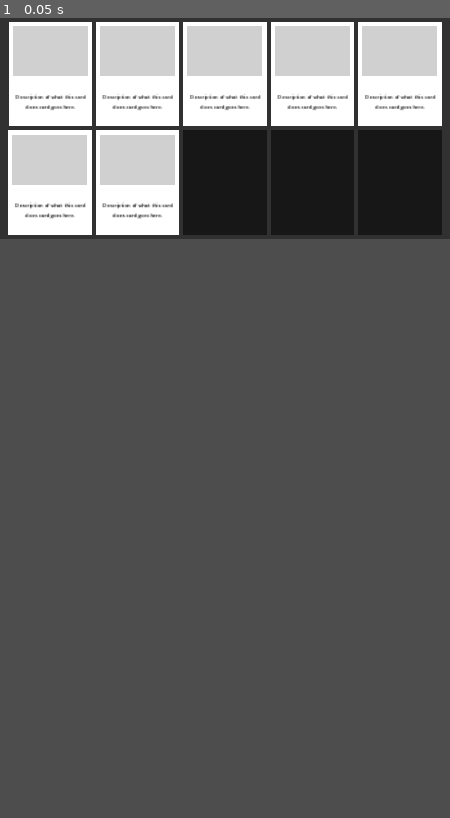
Above: before the commit, frame 1.
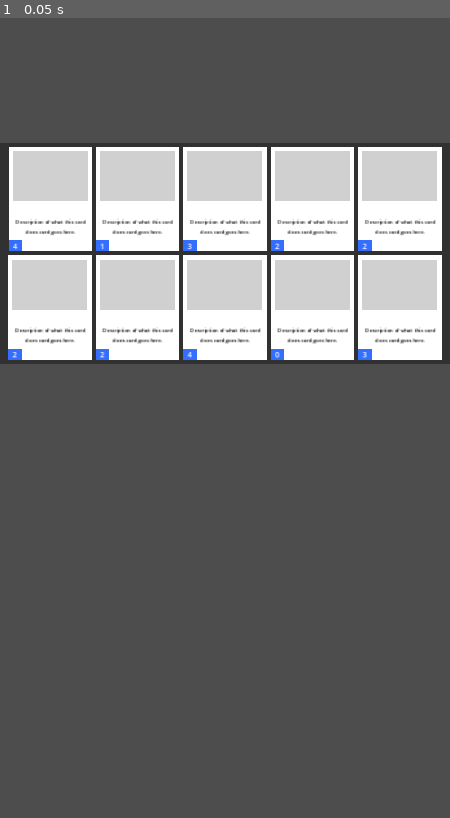
Above: after the commit, the same moment.

Repository: omidahourai/slay-the-spire-clone
Game: Godot game, scene res://main.tscn
The game is run twice, just before and just after one commit, with the same random seed, the same clock (stepped at 60 frames per second) and the same inputs. Before the commit the project has no main scene; this scene is started directly in both runs.
Inputs:
- Up to frame 1 (0.05 s): no input

The runs differ from the first frame. In frame 1, 40% of the frame differs, in the area x 0-100%, y 0-44%.

Commit message:
random card gen

Diff:
--- a/card.tscn
+++ /dev/null
@@ -1,27 +0,0 @@
-[gd_scene format=3 uid="uid://bfbi6fkhv1gfw"]
-
-[node name="Card" type="Node2D"]
-position = Vector2(2.08165e-12, 2.08165e-12)
-
-[node name="Background" type="ColorRect" parent="."]
-offset_right = 200.0
-offset_bottom = 250.0
-
-[node name="Thumbnail" type="ColorRect" parent="."]
-offset_left = 10.0
-offset_top = 10.0
-offset_right = 190.0
-offset_bottom = 130.0
-color = Color(0.815686, 0.815686, 0.815686, 1)
-
-[node name="Label" type="Label" parent="."]
-offset_left = 10.0
-offset_top = 144.0
-offset_right = 190.0
-offset_bottom = 240.0
-theme_override_colors/font_color = Color(0, 0, 0, 1)
-theme_override_font_sizes/font_size = 12
-text = "Description of what this card does card goes here."
-horizontal_alignment = 1
-vertical_alignment = 1
-autowrap_mode = 2
--- /dev/null
+++ b/components/card/card.gd
@@ -0,0 +1,11 @@
+extends Node2D
+
+
+# Called when the node enters the scene tree for the first time.
+func _ready():
+	$Energy/EnergyLabel.text = str(randi_range(0,4))
+	pass # Replace with function body.
+
+# Called every frame. 'delta' is the elapsed time since the previous frame.
+func _process(delta):
+	pass
--- /dev/null
+++ b/components/card/card.tscn
@@ -0,0 +1,48 @@
+[gd_scene load_steps=2 format=3 uid="uid://bfbi6fkhv1gfw"]
+
+[ext_resource type="Script" path="res://components/card/card.gd" id="1_vijrn"]
+
+[node name="Card" type="Node2D"]
+position = Vector2(2.08165e-12, 2.08165e-12)
+script = ExtResource("1_vijrn")
+
+[node name="Background" type="ColorRect" parent="."]
+offset_right = 200.0
+offset_bottom = 250.0
+
+[node name="Thumbnail" type="ColorRect" parent="."]
+offset_left = 10.0
+offset_top = 10.0
+offset_right = 190.0
+offset_bottom = 130.0
+color = Color(0.815686, 0.815686, 0.815686, 1)
+
+[node name="Description" type="Label" parent="."]
+offset_left = 10.0
+offset_top = 144.0
+offset_right = 190.0
+offset_bottom = 240.0
+theme_override_colors/font_color = Color(0, 0, 0, 1)
+theme_override_font_sizes/font_size = 12
+text = "Description of what this card does card goes here."
+horizontal_alignment = 1
+vertical_alignment = 1
+autowrap_mode = 2
+
+[node name="Energy" type="CanvasGroup" parent="."]
+
+[node name="EnergyBackground" type="ColorRect" parent="Energy"]
+offset_top = 224.0
+offset_right = 32.0
+offset_bottom = 250.0
+color = Color(0.203922, 0.431373, 1, 1)
+
+[node name="EnergyLabel" type="Label" parent="Energy"]
+offset_top = 224.0
+offset_right = 32.0
+offset_bottom = 250.0
+theme_override_colors/font_color = Color(1, 1, 1, 1)
+theme_override_colors/font_outline_color = Color(0, 0, 0, 1)
+theme_override_font_sizes/font_size = 18
+text = "0"
+horizontal_alignment = 1
--- a/main.gd
+++ b/main.gd
@@ -1,14 +1,12 @@
 extends Node
 
-var CardDrawerNode: Node = load("res://card_drawer.tscn").instantiate()
-var Card: PackedScene = load("res://card.tscn")
+var card_scene: PackedScene = load("res://components/card/card.tscn")
+var card_drawer: Node
+
 # Called when the node enters the scene tree for the first time.
 func _ready():
-	deal_cards(7)
-	#var card = Card.instantiate()
-	#add_child(card)
-	#card.position.x = Global.screen_center_x
-	#card.position.y = Global.screen_center_y
+	card_drawer = %CardDrawer
+	deal_cards(randi_range(3,10))
 
 # Called every frame. 'delta' is the elapsed time since the previous frame.
 func _process(delta):
@@ -16,18 +14,13 @@
 
 func deal_cards(count):
 	for i in count:
-		print(i)
 		draw_card(i)
 
 func draw_card(index):
-	var card = Card.instantiate()
-	add_child(card)
+	var card = card_scene.instantiate()
+	card_drawer.add_child(card)
 	var mod = floor(index/5)
-	var empty_card = CardDrawerNode.get_node(str("%EmptyCard",index+1))
-	#var empty_card = CardDrawerNode.get_node(str("%EmptyCard1"))
+	card_drawer.position.y = 300
+	var empty_card = card_drawer.get_node(str("%EmptyCard",index+1))
 	card.position.x = empty_card.position.x
 	card.position.y = empty_card.position.y
-	#card.position.x = index*(200+10) - (mod*index*(200+10))
-	#$EmptyCard1.position.y = 110 + (mod * 250)
-	#card.position.x = Global.screen_center_x
-	#card.position.y = Global.screen_center_y
--- a/main.tscn
+++ b/main.tscn
@@ -1,9 +1,10 @@
 [gd_scene load_steps=3 format=3 uid="uid://1brk6u464hvo"]
 
 [ext_resource type="Script" path="res://main.gd" id="1_l1vsc"]
-[ext_resource type="PackedScene" uid="uid://uo8jlokflwhu" path="res://card_drawer.tscn" id="2_m4vju"]
+[ext_resource type="PackedScene" uid="uid://uo8jlokflwhu" path="res://components/card_drawer/card_drawer.tscn" id="2_m4vju"]
 
 [node name="Main" type="Node"]
 script = ExtResource("1_l1vsc")
 
 [node name="CardDrawer" parent="." instance=ExtResource("2_m4vju")]
+unique_name_in_owner = true
--- a/project.godot
+++ b/project.godot
@@ -11,6 +11,7 @@
 [application]
 
 config/name="Slay the Spire Clone"
+run/main_scene="res://components/card/card.tscn"
 config/features=PackedStringArray("4.2", "GL Compatibility")
 config/icon="res://icon.svg"
 
Renamed: card_drawer.gd -> components/card_drawer/card_drawer.gd
Renamed: card_drawer.tscn -> components/card_drawer/card_drawer.tscn
